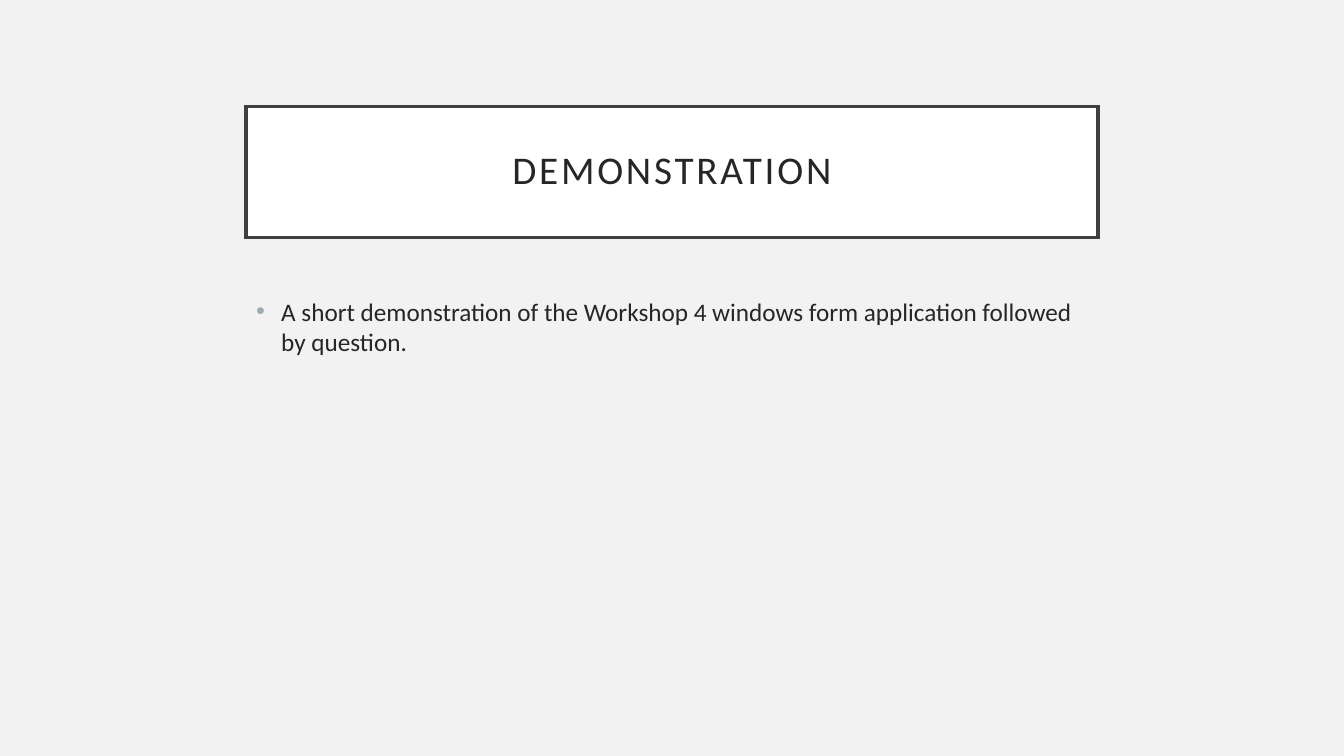
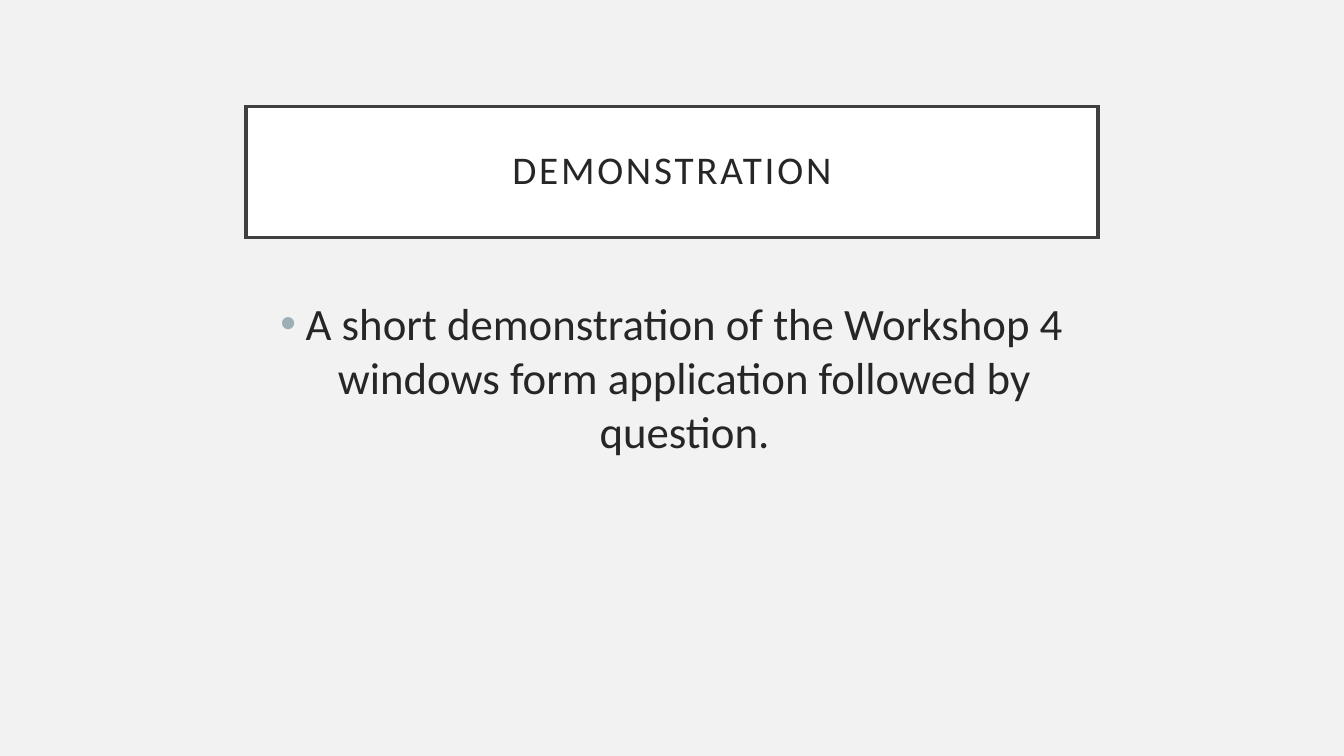
Before and after one commit to Sarah-Hanson/ThreadedProject-Workshop5, a slide deck: slide 4 of Presentation.pptx. Drawn at 1344x756 pixels with LibreOffice and Linux fonts; fonts in the diff are those of the drawing. Boxes give left, top, right and bottom in pixels: in the first picture for what was removed or moved away, otherwise in the second. Text is boxed around its words. In the diff, an @@ line names an element or a change of style, - is before the commit and + after.

```diff
--- a/Presentation.pptx
+++ b/Presentation.pptx
@@ text "A short demonstration of the ..." at (306, 309, 1063, 456): size 18 to 32 pt; alignment left to centre @@
```
Also in this commit, not shown: 4 other slides changed.
